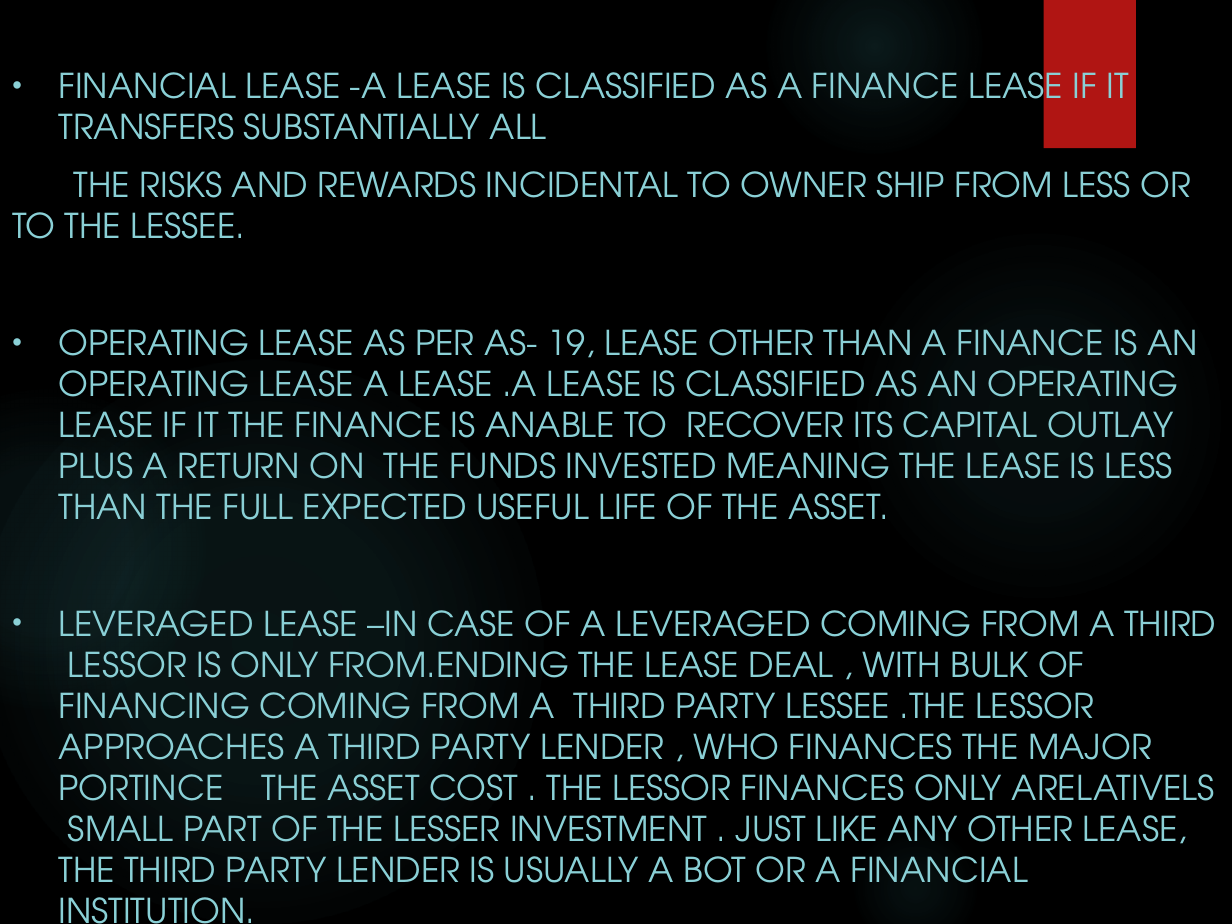
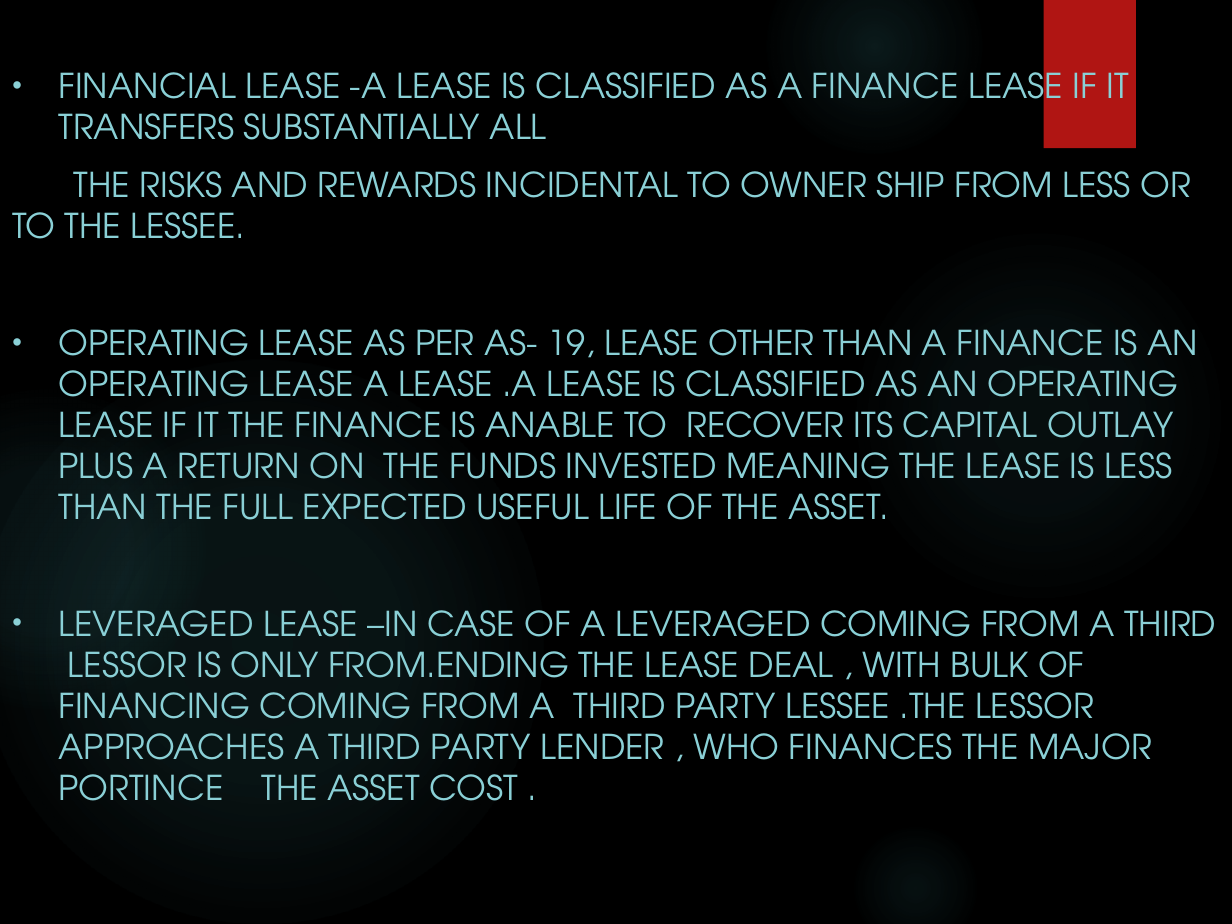
Before and after one commit to harinav/NLP-Mechine-learning, a slide deck: slide 4 of harish.pptx. Drawn at 1232x924 pixels with LibreOffice and Linux fonts; fonts in the diff are those of the drawing; background and template pictures are left out. Boxes give left, top, right and bottom in pixels: in the first picture for what was removed or moved away, otherwise in the second. Text is boxed around its words. In the diff, an @@ line names an element or a change of style, - is before the commit and + after.

```diff
--- a/harish.pptx
+++ b/harish.pptx
@@ subtitle at [59, 610, 1216, 801]: text changed @@
-• LEVERAGED LEASE –IN CASE OF A LEVERAGED COMING FROM A THIRD LESSOR IS ONLY FROM.ENDING THE LEASE DEAL , WITH BULK OF FINANCING COMING FROM A THIRD PARTY LESSEE .THE LESSOR APPROACHES A THIRD PARTY LENDER , WHO FINANCES THE MAJOR PORTINCE THE ASSET COST . THE LESSOR FINANCES ONLY ARELATIVELS SMALL PART OF THE LESSER INVESTMENT . JUST LIKE ANY OTHER LEASE, THE THIRD PARTY LENDER IS USUALLY A BOT OR A FINANCIAL INSTITUTION.
+• LEVERAGED LEASE –IN CASE OF A LEVERAGED COMING FROM A THIRD LESSOR IS ONLY FROM.ENDING THE LEASE DEAL , WITH BULK OF FINANCING COMING FROM A THIRD PARTY LESSEE .THE LESSOR APPROACHES A THIRD PARTY LENDER , WHO FINANCES THE MAJOR PORTINCE THE ASSET COST .
```
Also in this commit, not shown: 1 slide added, 2 slides removed, 1 other file.
